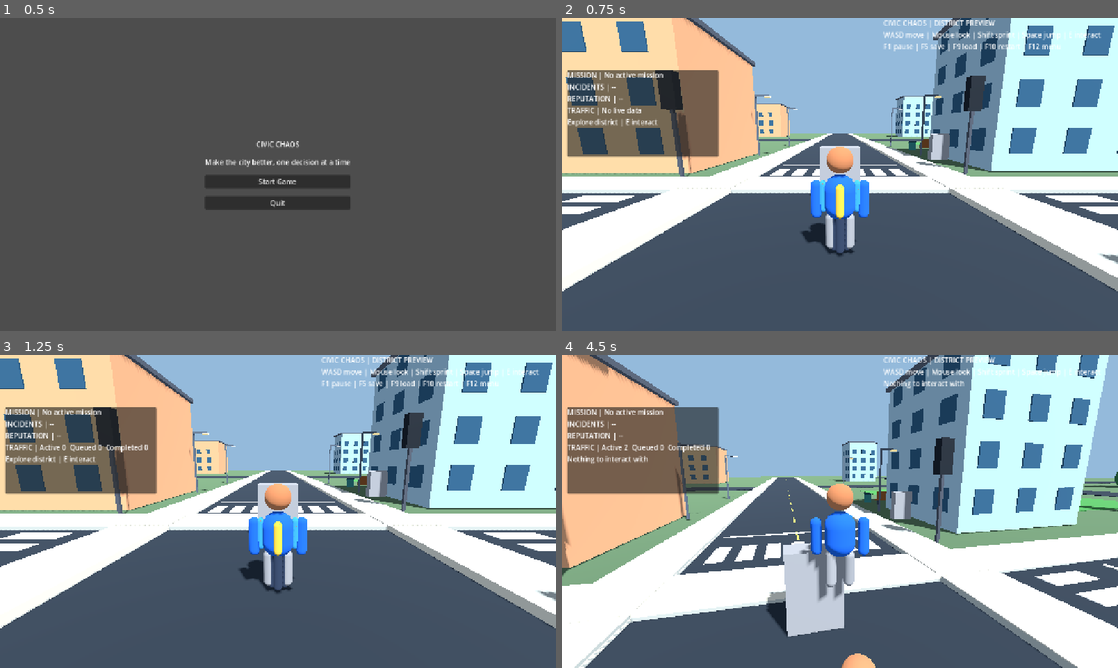
Above: before the commit, frames 1-4 (two rows, left to right).
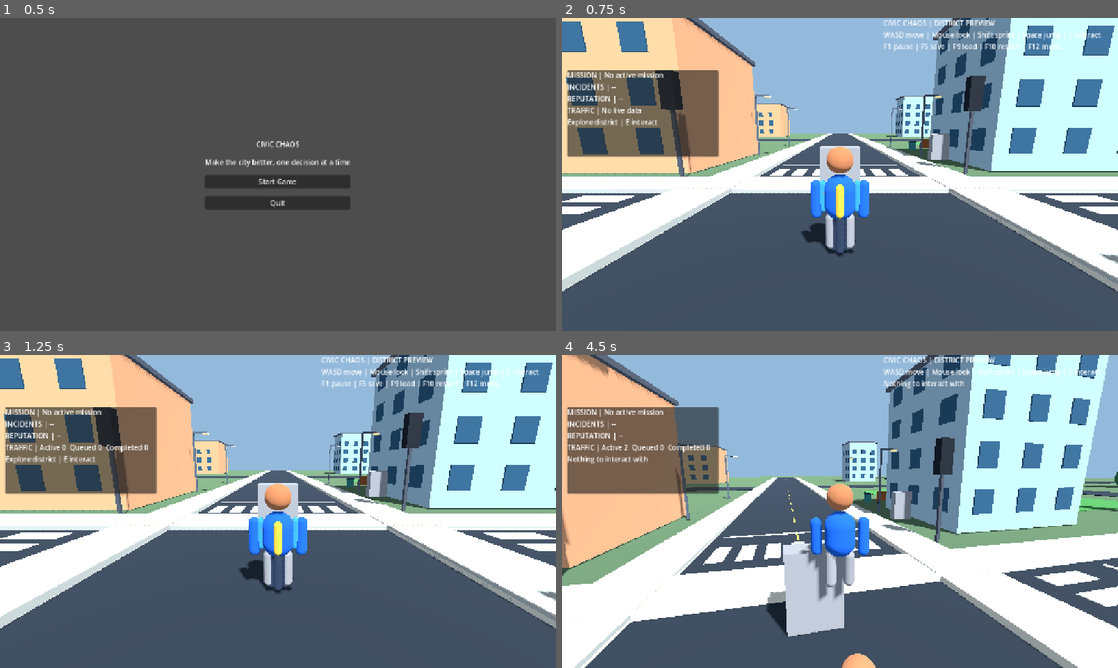
Above: after the commit, the same moments.

Repository: gauravprajapat-23/civic-chaos
Game: Godot game, scene res://scenes/core/menu.tscn
Two runs of this game, one before a commit and one after it. Both use one fixed random seed, a clock stepped at 60 frames per second and the inputs below.
Inputs (mouse positions are in pixels of both pictures, inside the frame that each line leads up to):
- Up to frame 1 (0.5 s): no input
- Up to frame 2 (0.75 s): click "Start Game" at 0.5 s
- Up to frame 3 (1.25 s): no input
- Up to frame 4 (4.5 s): tap Enter at 1.25 s; move the mouse to (867, 511) at 1.27 s; hold E (interact) 1.28-2.03 s; hold W (move_forward) from 1.28 s (still down); tap Space (jump) at 1.52, 2.27, 3.77 s; move the mouse to (812, 511) at 2.02 s; tap Shift (sprint) at 2.1, 3.6 s; move the mouse to (851, 505) at 2.77 s; hold E (interact) 2.78-3.53 s; move the mouse to (834, 517) at 3.52 s; move the mouse to (878, 514) at 4.27 s; hold E (interact) from 4.28 s (still down)

Frame 1 is identical in both runs. In frame 2, 1.4% of the frame differs, in the area x 0-100%, y 7-88%; in frame 3, 1.4%; in frame 4, 1.2%.

Commit message:
fix(spawn): start player on sidewalk and regression-test NPC spacing recovery

Diff:
--- a/scenes/core/main.tscn
+++ b/scenes/core/main.tscn
@@ -46,7 +46,8 @@
 
 [node name="PlayerRoot" parent="." instance=ExtResource("2_player")]
 process_mode = 1
-position = Vector3(0, 0.1, 0)
+# Spawn on the clear north-side sidewalk, not inside the central traffic junction.
+position = Vector3(5.7, 0.25, -8.0)
 
 [node name="CivicInfoPoint" parent="." instance=ExtResource("3_marker")]
 position = Vector3(0, 0, -3)
--- /dev/null
+++ b/tests/pedestrian_spawn_separation_test.gd
@@ -0,0 +1,77 @@
+extends SceneTree
+## Spawn separation and recovery when previously overlapped pedestrians are found.
+## NPCs are sensors for traffic, not hard collision bodies against each other.
+const Walkers = preload("res://scripts/npc/district_pedestrians.gd")
+const MIN_SPACING: float = 0.72
+
+func _initialize() -> void:
+    call_deferred("_run")
+
+func _run() -> void:
+    var stage := Node3D.new()
+    root.add_child(stage)
+    var player := CharacterBody3D.new()
+    player.name = "PlayerRoot"
+    player.position = Vector3(5.7, 0.25, -8.0)
+    player.collision_layer = 2
+    player.collision_mask = 1
+    stage.add_child(player)
+    var walkers := Walkers.new()
+    walkers.pedestrian_count = 12
+    stage.add_child(walkers)
+    await physics_frame
+    if walkers._walkers.size() != walkers.pedestrian_count:
+        _fail("crowd capacity unexpectedly lost a pedestrian")
+        return
+    for walker in walkers.get_children():
+        if not walker is AnimatableBody3D:
+            _fail("pedestrian is not traffic-detectable AnimatableBody3D")
+            return
+        if walker.collision_layer != 8 or walker.collision_mask != 0:
+            _fail("NPC must be a sensing-only body without NPC/player hard collision")
+            return
+    if not _clear_spacing(walkers, player, 1.0, 1.2):
+        _fail("spawned pedestrian overlaps another actor")
+        return
+    for tick in range(240):
+        await physics_frame
+        if not _clear_spacing(walkers, player, MIN_SPACING, 0.72):
+            _fail("NPC-to-actor overlap during normal simulation at frame %d" % tick)
+            return
+    # Simulate a previously corrupted save or legacy frame with two walkers
+    # in exactly the same place: recovery must separate locally.
+    walkers.set_physics_process(false)
+    var a: Node3D = walkers._walkers[0]["root"]
+    var b: Node3D = walkers._walkers[1]["root"]
+    a.position = Vector3(15.0, 0.23, 15.0)
+    b.position = Vector3(15.0, 0.23, 15.0)
+    await physics_frame
+    walkers.set_physics_process(true)
+    for tick in range(45):
+        await physics_frame
+    var difference: Vector3 = a.position - b.position
+    difference.y = 0.0
+    if difference.length() < MIN_SPACING:
+        _fail("overlapped NPCs failed to recover personal space")
+        return
+    stage.queue_free()
+    print("CIVIC_CHAOS_PEDESTRIAN_SPAWN_SEPARATION_PASS")
+    quit(0)
+
+func _clear_spacing(walkers: Node3D, player: Node3D, npc_min: float, player_min: float) -> bool:
+    var children: Array = walkers.get_children()
+    for i in range(children.size()):
+        var separation: Vector3 = children[i].global_position - player.global_position
+        separation.y = 0.0
+        if separation.length() < player_min:
+            return false
+        for j in range(i + 1, children.size()):
+            var between: Vector3 = children[i].global_position - children[j].global_position
+            between.y = 0.0
+            if between.length() < npc_min:
+                return false
+    return true
+
+func _fail(message: String) -> void:
+    push_error(message)
+    quit(1)
--- a/tests/player_pedestrian_contact_test.gd
+++ b/tests/player_pedestrian_contact_test.gd
@@ -56,6 +56,7 @@
     if absf(player.global_position.x) > 0.5:
         _fail("pedestrian contact unexpectedly pushed player sideways")
         return
+        return
     # Clear the walker and confirm that the obstacle guard releases.
     pedestrian.global_position = Vector3(10.0, 0.0, 0.0)
     await physics_frame
